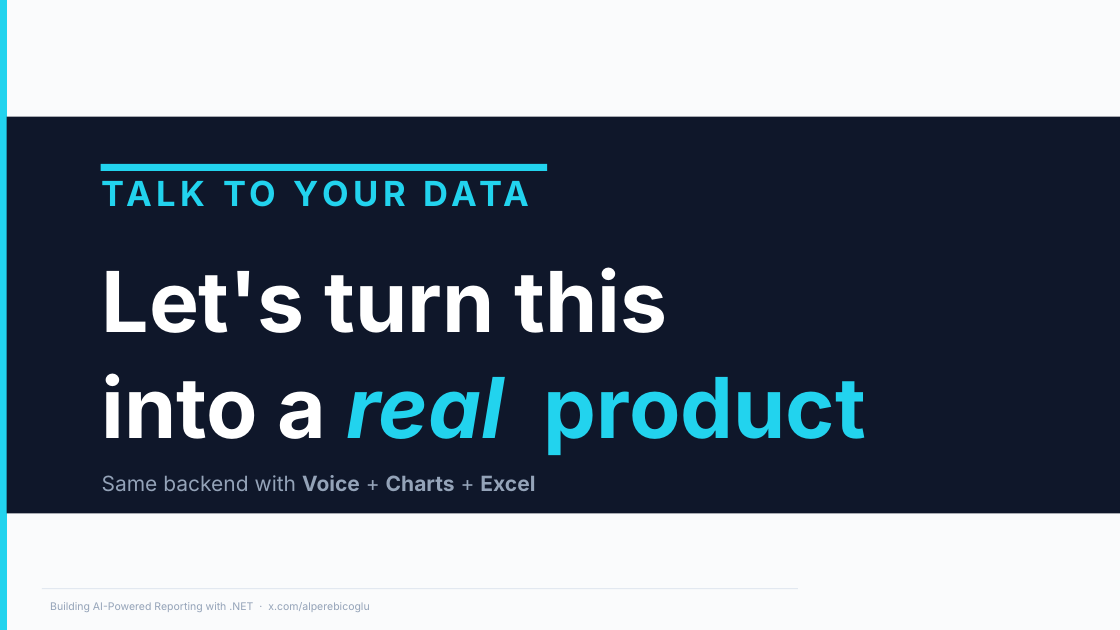
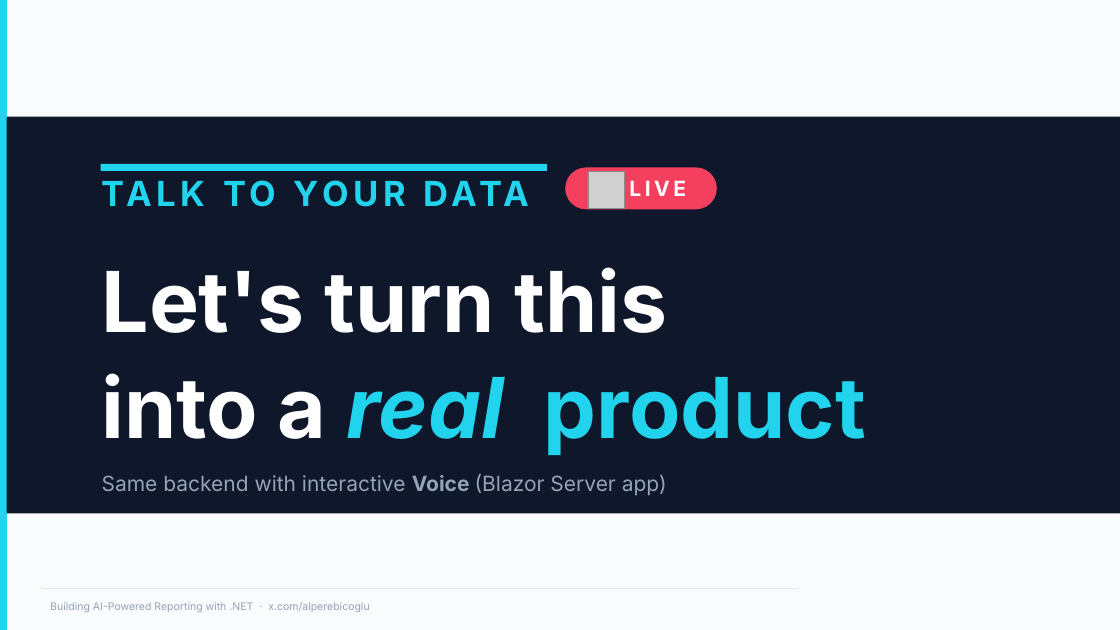
Before and after one commit to ebicoglu/chat-with-your-data-conference, a slide deck: slide 15 of Presentation.pptx (slide 14 before the commit). Drawn at 1120x630 pixels with LibreOffice and Linux fonts; fonts in the diff are those of the drawing; grey boxes stand for pictures; background and template pictures are left out. Boxes give left, top, right and bottom in pixels: in the first picture for what was removed or moved away, otherwise in the second. Text is boxed around its words. In the diff, an @@ line names an element or a change of style, - is before the commit and + after.

```diff
--- a/Presentation.pptx
+++ b/Presentation.pptx
@@ rounded rectangle added at (565,167,718,209), fill #F43F5E, 18 pt, text #FFFFFF, bold @@
+LIVE
@@ picture added at (588,171,624,208) @@
@@ text at (102,474,667,495): text changed @@
-Same backend with Voice + Charts + Excel
+Same backend with interactive Voice (Blazor Server app)
```
Also in this commit, not shown: 18 other slides changed, 2 other files.
